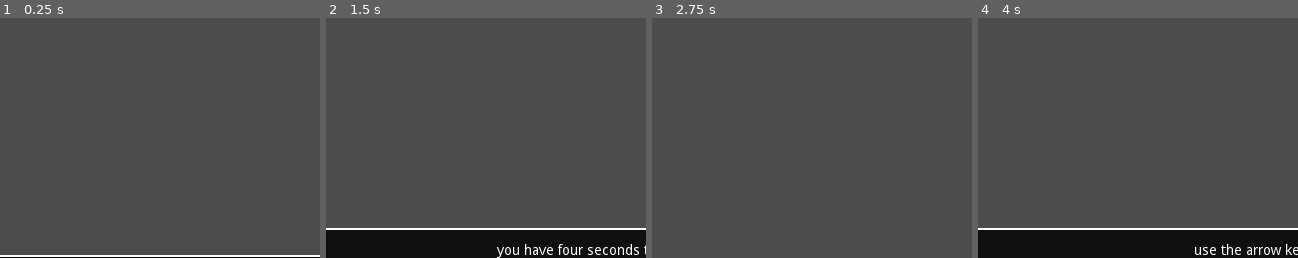
Above: before the commit, frames 1-4 (left to right).
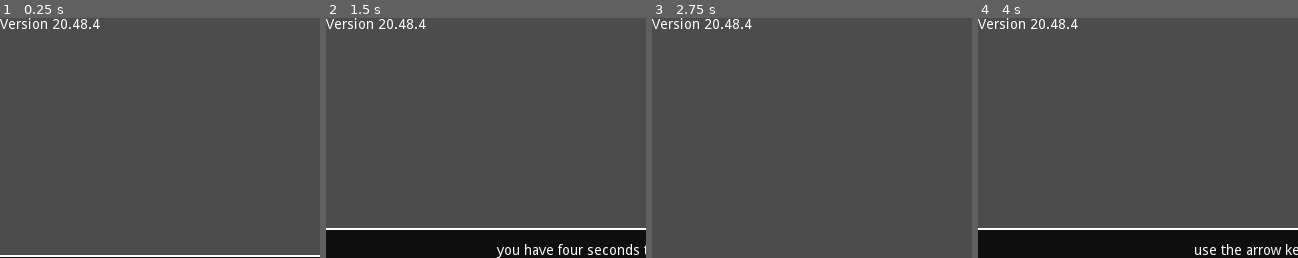
Above: after the commit, the same moments.

Repository: swashdev/minigame-madness
Game: Godot game, scene res://master/scenes/master.tscn
Two runs of this game, one before a commit and one after it. Both use one fixed random seed, a clock stepped at 60 frames per second and the inputs below. Before the commit the project starts from res://master/scenes/main.tscn.
Inputs:
- Up to frame 1 (0.25 s): no input
- Up to frame 2 (1.5 s): hold Space (action) 0.53-1.28 s; hold Right (move_right) from 0.53 s (still down); tap Up (move_up) at 0.77 s; tap Enter at 1.25 s; tap Space (action) at 1.35 s
- Up to frame 3 (2.75 s): tap Up (move_up) at 1.52 s; tap Space (action) at 2 s; release Right (move_right) at 2.03 s; hold Left (move_left) from 2.03 s (still down); hold Space (action) from 2.03 s (still down)
- Up to frame 4 (4 s): release Left (move_left) at 2.78 s; release Space (action) at 2.78 s; hold Right (move_right) from 2.78 s (still down); tap Space (action) at 2.85 s; tap Up (move_up) at 3.02, 3.77 s; tap Enter at 3.5 s; hold Space (action) from 3.53 s (still down)
The pictures show only the part of the screen within x 0-50%, y 0-50%; the shares and areas given below are measured in that part.

The runs differ from the first frame. In frame 1, 0.5% of the frame differs, in the area x 0-32%, y 0-5%; in frame 2, 0.5%; in frame 3, 0.5%; in frame 4, 0.5%.

Commit message:
[MASTER] initialize the Master scene.
The Master scene will be used for the game's menus and to control the
Main scene.  It is now the new main scene for the project.

A function has been added to Master which sets the version number at the
start of the game.

Another function has been added which starts a new game when Main is
ready.

Diff:
--- /dev/null
+++ b/master/scenes/master.tscn
@@ -0,0 +1,17 @@
+[gd_scene load_steps=3 format=2]
+
+[ext_resource path="res://master/scenes/main.tscn" type="PackedScene" id=1]
+[ext_resource path="res://master/scripts/master.gd" type="Script" id=2]
+
+[node name="Master" type="Node"]
+script = ExtResource( 2 )
+
+[node name="Main" parent="." instance=ExtResource( 1 )]
+
+[node name="VersionNumber" type="Label" parent="."]
+margin_right = 40.0
+margin_bottom = 14.0
+__meta__ = {
+"_edit_use_anchors_": false
+}
+[connection signal="ready" from="Main" to="." method="_on_Main_ready"]
--- a/master/scripts/main.gd
+++ b/master/scripts/main.gd
@@ -31,7 +31,6 @@
 func _ready():
 	# Seed the random number generator.
 	randomize()
-	new_game()
 
 
 # Normal processing.
--- /dev/null
+++ b/master/scripts/master.gd
@@ -0,0 +1,18 @@
+extends Node
+# The script for the master scene.
+
+
+# The version number.
+enum { YEAR = 20, WEEK = 48, DAY = 4 }
+
+
+# Initialize the master scene.
+func _ready():
+	# Set the version number label.
+	var version = "Version %d.%d.%d" % [YEAR, WEEK, DAY]
+	$VersionNumber.text = version
+
+
+# Main has declared it is ready.
+func _on_Main_ready():
+	$Main.new_game()
--- a/project.godot
+++ b/project.godot
@@ -87,7 +87,7 @@
 [application]
 
 config/name="Minigame Madness"
-run/main_scene="res://master/scenes/main.tscn"
+run/main_scene="res://master/scenes/master.tscn"
 config/icon="res://icon.png"
 
 [display]
